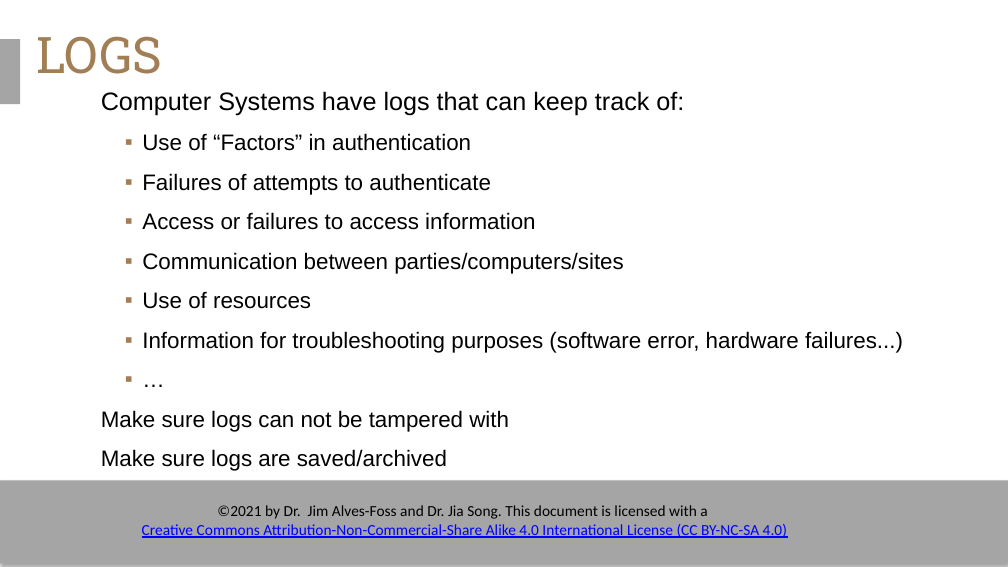
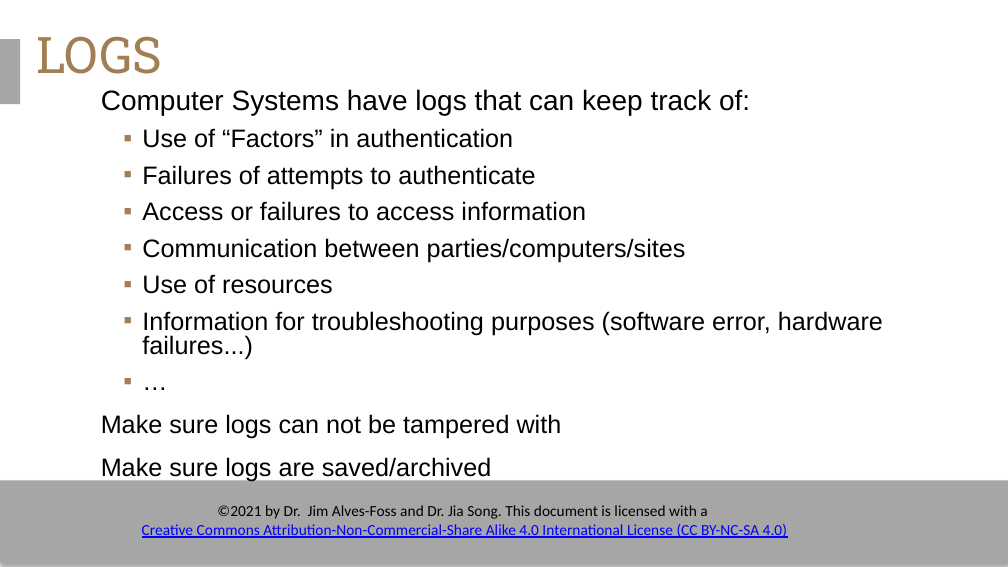
Before and after one commit to timburr1/timburr1.github.io, a slide deck: slide 11 of papers/CYB110/Module 4 - Auditing Accountability.pptx. Drawn at 1008x567 pixels with LibreOffice and Linux fonts; fonts in the diff are those of the drawing; background and template pictures are left out. Boxes give left, top, right and bottom in pixels: in the first picture for what was removed or moved away, otherwise in the second. Text is boxed around its words. In the diff, an @@ line names an element or a change of style, - is before the commit and + after.

```diff
--- a/papers/CYB110/Module 4 - Auditing Accountability.pptx
+++ b/papers/CYB110/Module 4 - Auditing Accountability.pptx
@@ text "Computer Systems have logs that ..." at (101, 89, 883, 482): size 18 to 20 pt in "Computer Systems have logs that can keep ..."; size 16 to 18 pt in "Use of “Factors” in authentication", "Failures of attempts to authenticate", "Access or failures to access information", "Communication between parties/computers/sites" and 5 more places; line spacing 1 to 21.6pt; more space between paragraphs; indent changed; line spacing 1 to 17.1pt @@
@@ rectangle at (0, 480, 1008, 562): fill #A5A5A5 to #A6A6A6 @@
```
Also in this commit, not shown: 14 other slides changed, 11 other files.
